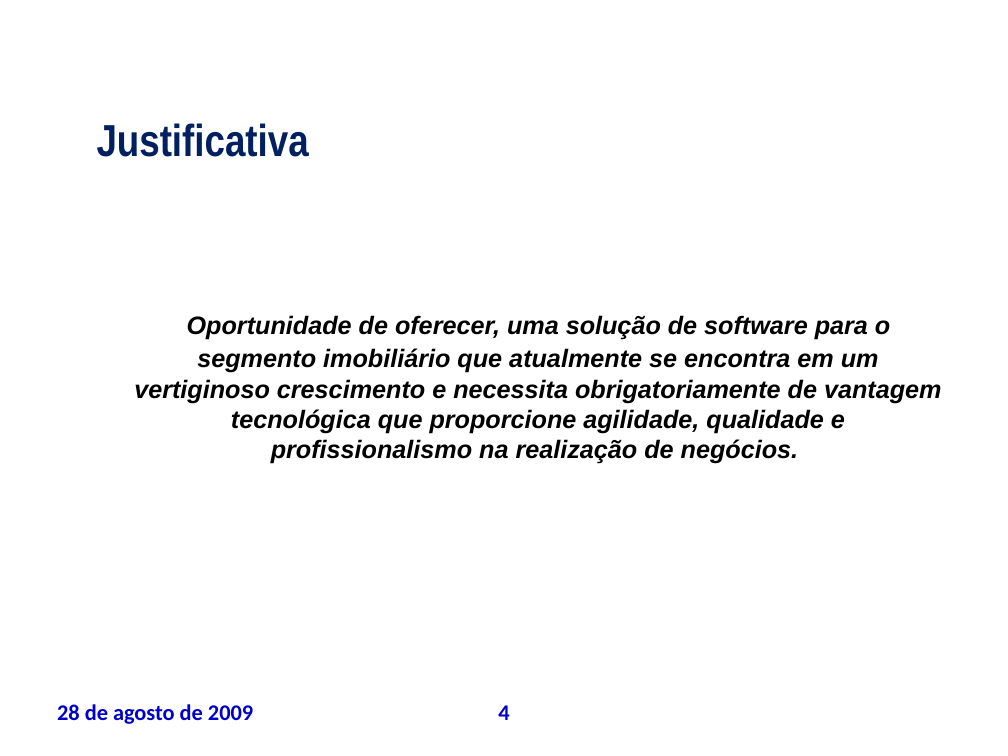
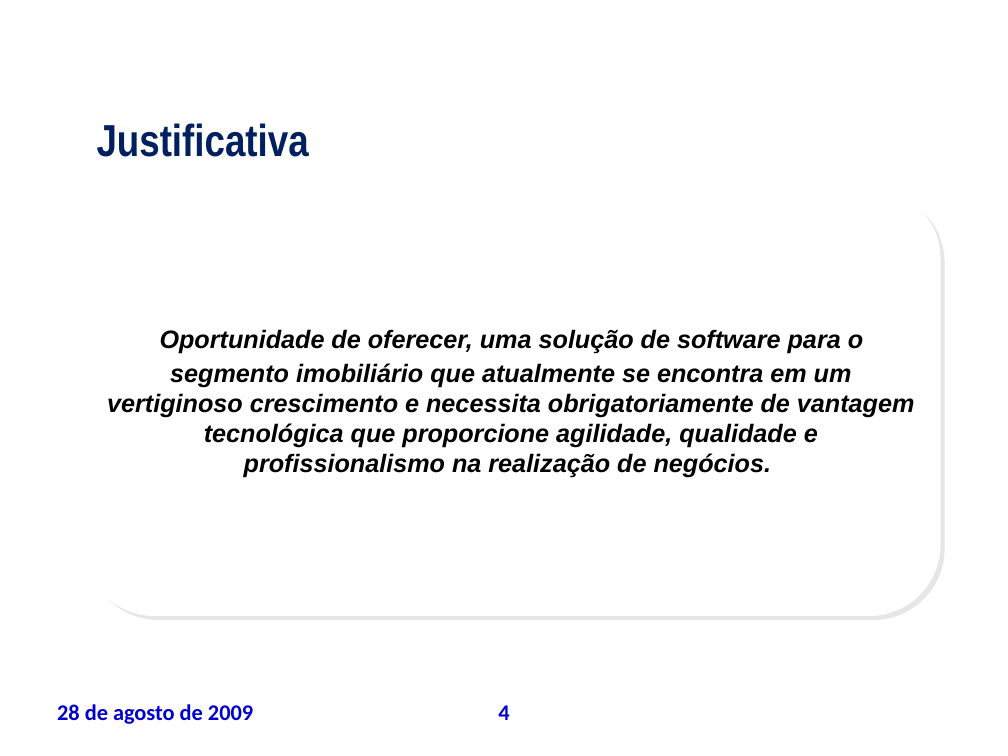
Before and after one commit to leoevaristo/psa20092, a slide deck: slide 4 of ARTEFATOS/TAP_apresentacao.ppt. Drawn at 1008x756 pixels with LibreOffice and Linux fonts; fonts in the diff are those of the drawing; background and template pictures are left out. Boxes give left, top, right and bottom in pixels: in the first picture for what was removed or moved away, otherwise in the second. Text is boxed around its words. In the diff, an @@ line names an element or a change of style, - is before the commit and + after.

```diff
--- a/ARTEFATOS/TAP_apresentacao.ppt
+++ b/ARTEFATOS/TAP_apresentacao.ppt
@@ text "Oportunidade de oferecer, uma solução ..." moved from (x1=134, y1=315, x2=942, y2=464) to (x1=107, y1=329, x2=915, y2=478) @@
@@ rounded rectangle added at (x1=84, y1=187, x2=941, y2=616), fill #FFFFFF @@
```
Also in this commit, not shown: 12 other slides changed, 1 slide added.
